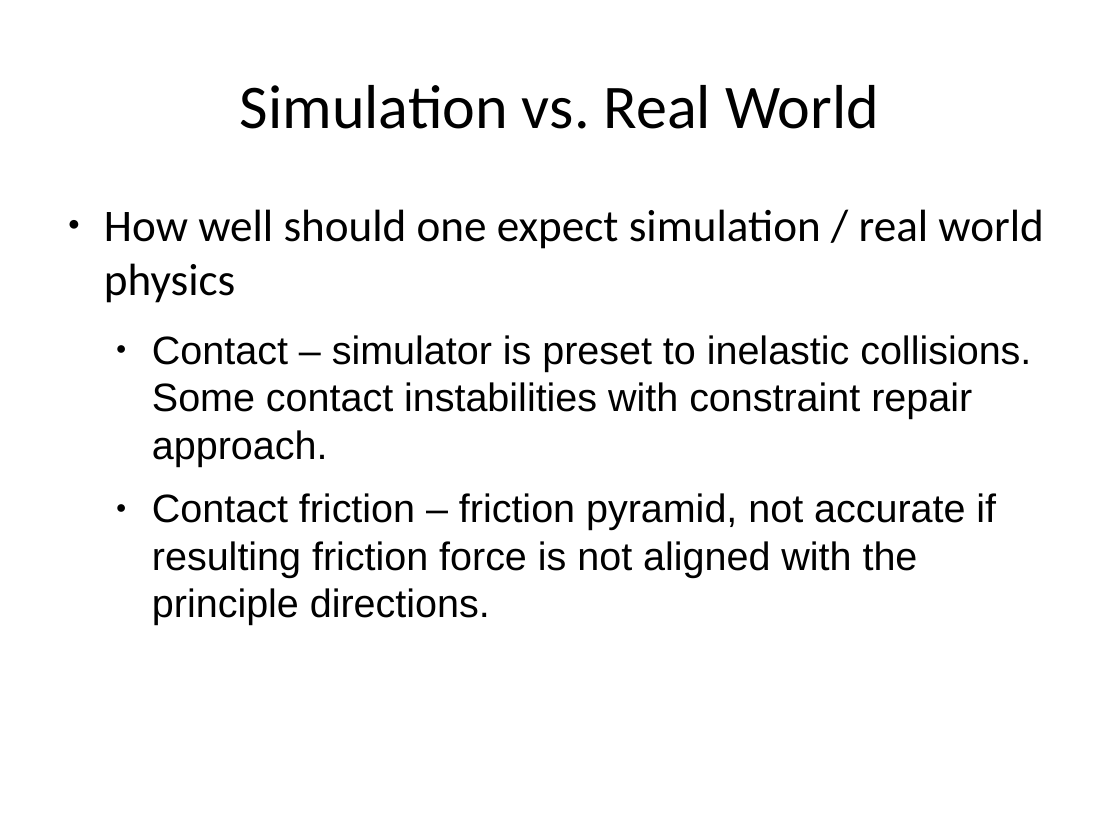
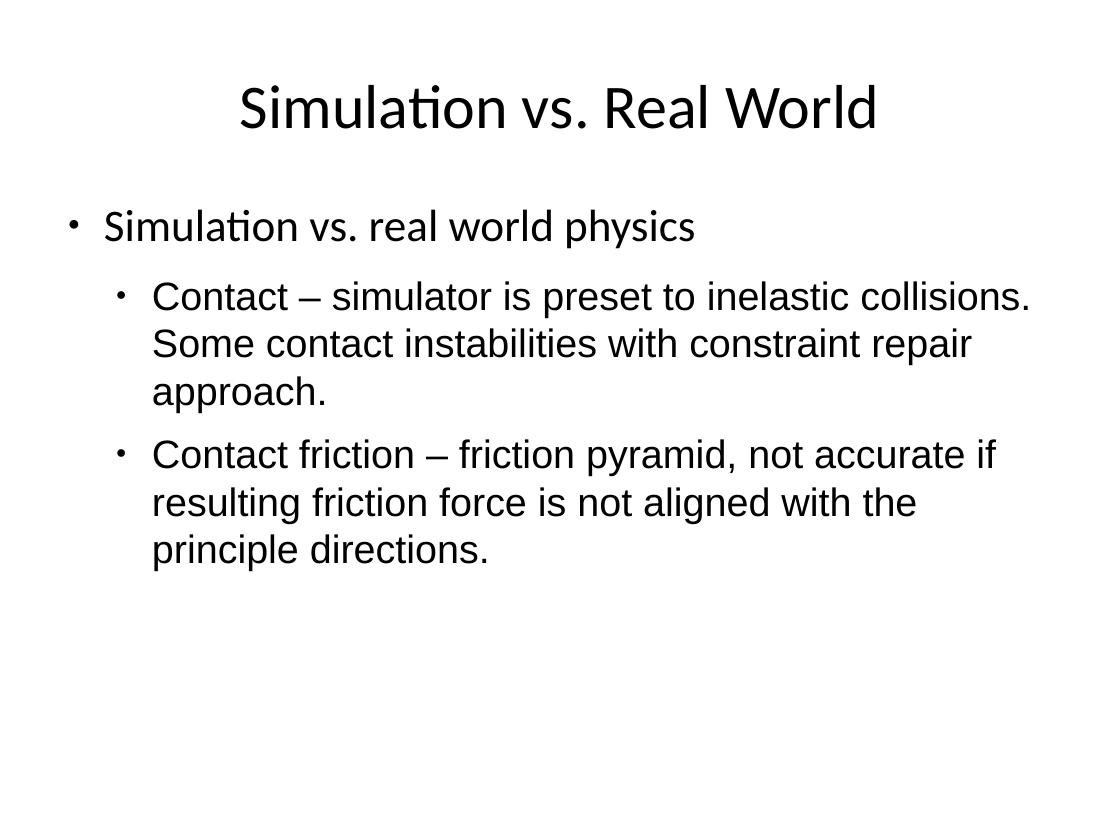
Before and after one commit to PR2/pr2_docs, a slide deck: slide 29 of pr2_training_workshop/simulation/simulation_training_workshop_rev1.odp (slide 36 before the commit). Drawn at 1120x840 pixels with LibreOffice and Linux fonts; fonts in the diff are those of the drawing; background and template pictures are left out. Boxes give left, top, right and bottom in pixels: in the first picture for what was removed or moved away, otherwise in the second. Text is boxed around its words. In the diff, an @@ line names an element or a change of style, - is before the commit and + after.

```diff
--- a/pr2_training_workshop/simulation/simulation_training_workshop_rev1.odp
+++ b/pr2_training_workshop/simulation/simulation_training_workshop_rev1.odp
@@ text at box(104, 209, 695, 249): text changed @@
-● How well should one expect simulation / real world physics
+● Simulation vs. real world physics
```
Also in this commit, not shown: 9 other slides changed, 8 slides removed.
